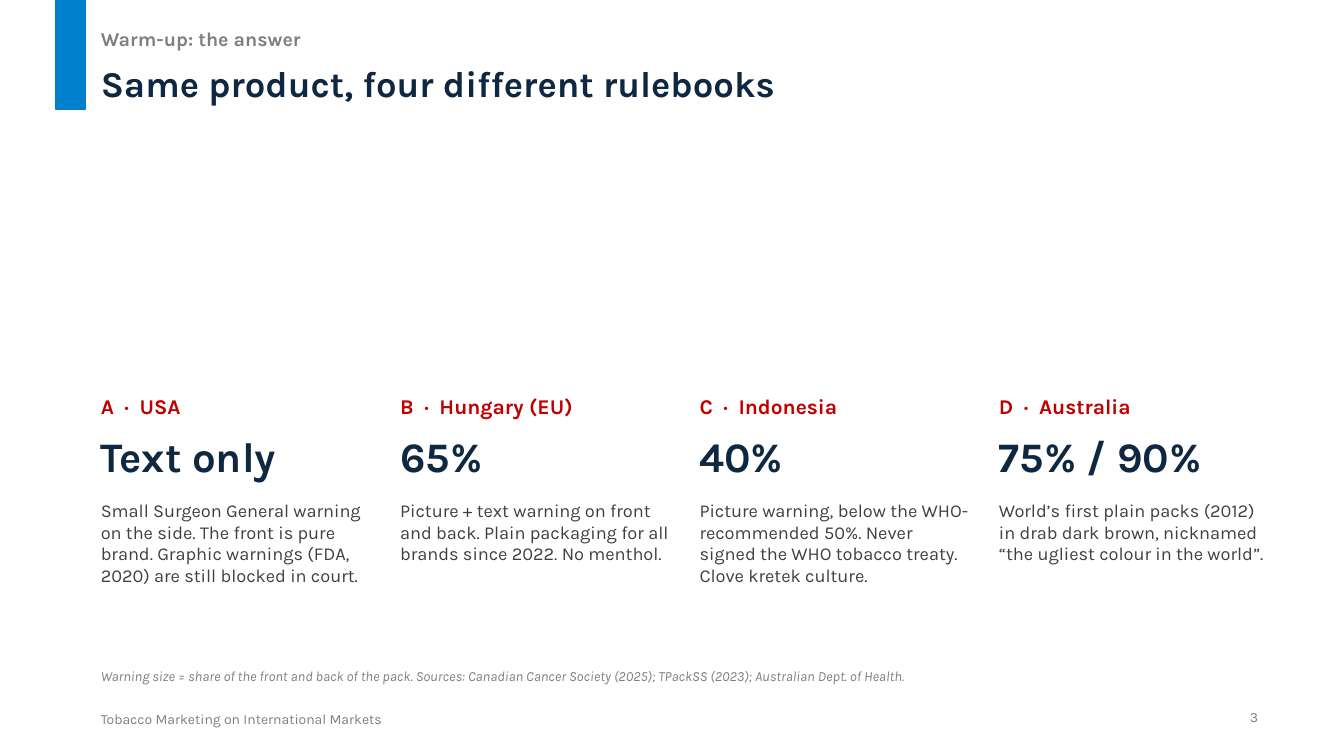
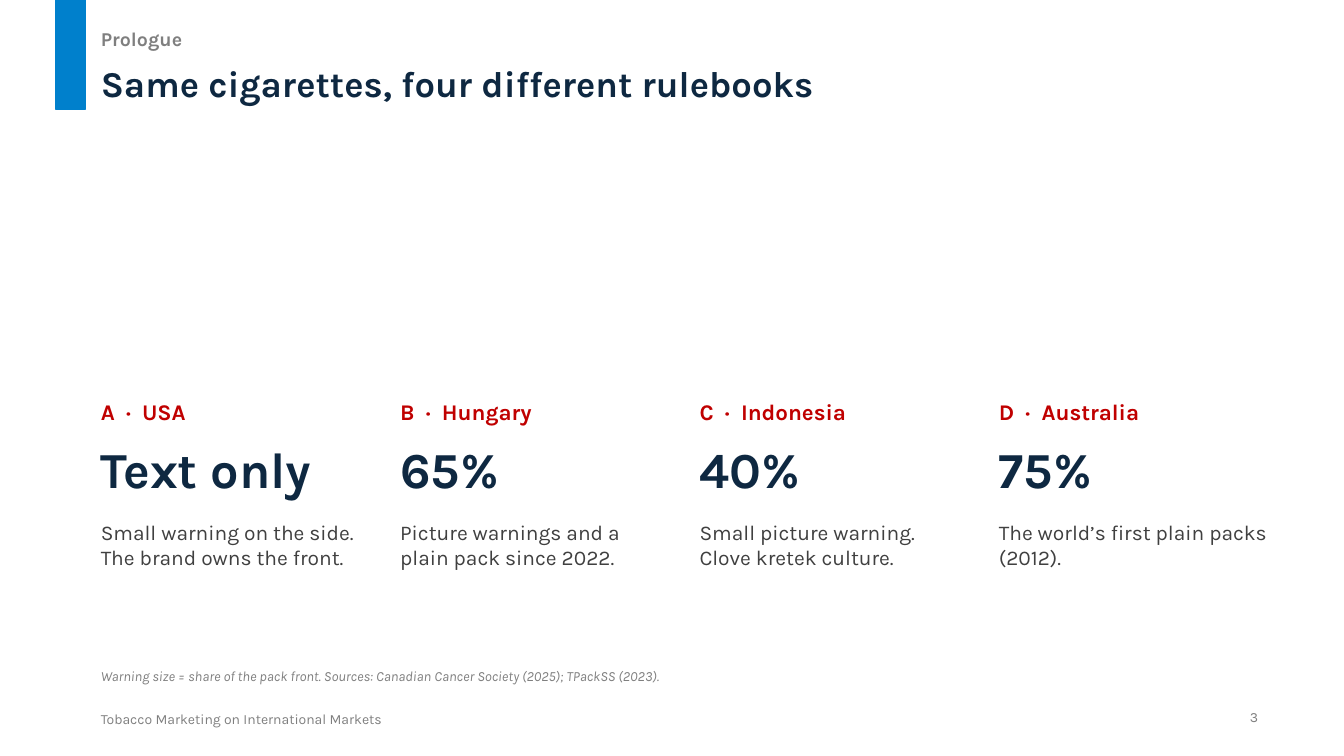
Before and after one commit to untitl333d/-frontend-slides, a slide deck: slide 3 of presentations/tobacco-marketing/Tobacco_Marketing_International_Markets.pptx. Drawn at 1344x756 pixels with LibreOffice and Linux fonts; fonts in the diff are those of the drawing. Boxes give left, top, right and bottom in pixels: in the first picture for what was removed or moved away, otherwise in the second. Text is boxed around its words. In the diff, an @@ line names an element or a change of style, - is before the commit and + after.

```diff
--- a/presentations/tobacco-marketing/Tobacco_Marketing_International_Markets.pptx
+++ b/presentations/tobacco-marketing/Tobacco_Marketing_International_Markets.pptx
@@ text at box(101, 32, 182, 51): text changed @@
-Warm-up: the answer
+Prologue
@@ title at box(101, 71, 814, 106): text changed @@
-Same product, four different rulebooks
+Same cigarettes, four different rulebooks
@@ text at box(400, 405, 532, 426): text changed; size 15 to 16 pt @@
-B · Hungary (EU)
+B · Hungary
@@ size 15 to 16 pt in 3 elements at box(101, 405, 186, 421), box(700, 404, 846, 421), box(999, 404, 1140, 421) @@
@@ text "Text only": place and size @@
-text "Text only" at box(101, 443, 276, 483)
+text "Text only" at box(101, 453, 312, 501)
@@ text "65%": place and size @@
-text "65%" at box(400, 444, 482, 473)
+text "65%" at box(400, 454, 498, 489)
@@ size 30 to 36 pt in 3 elements at box(101, 453, 312, 501), box(400, 454, 498, 489), box(700, 454, 800, 489) @@
@@ text "40%": place and size @@
-text "40%" at box(700, 444, 784, 473)
+text "40%" at box(700, 454, 800, 489)
@@ text at box(999, 454, 1092, 489): text changed; size 30 to 36 pt @@
-75% / 90%
+75%
@@ text at box(101, 525, 353, 566): text changed; size 13 to 15 pt @@
-Small Surgeon General warning on the side. The front is pure brand. Graphic warnings (FDA, 2020) are still blocked in court.
+Small warning on the side. The brand owns the front.
@@ text at box(400, 525, 620, 570): text changed; size 13 to 15 pt @@
-Picture + text warning on front and back. Plain packaging for all brands since 2022. No menthol.
+Picture warnings and a plain pack since 2022.
@@ text at box(700, 525, 914, 565): text changed; size 13 to 15 pt @@
-Picture warning, below the WHO-recommended 50%. Never signed the WHO tobacco treaty. Clove kretek culture.
+Small picture warning. Clove kretek culture.
@@ text at box(999, 525, 1266, 567): text changed; size 13 to 15 pt @@
-World’s first plain packs (2012) in drab dark brown, nicknamed “the ugliest colour in the world”.
+The world’s first plain packs (2012).
@@ text at box(101, 671, 659, 685): text changed @@
-Warning size = share of the front and back of the pack. Sources: Canadian Cancer Society (2025); TPackSS (2023); Australian Dept. of Health.
+Warning size = share of the pack front. Sources: Canadian Cancer Society (2025); TPackSS (2023).
```
Also in this commit, not shown: 5 other slides changed, 8 slides added, 6 slides removed, 2 other files.
